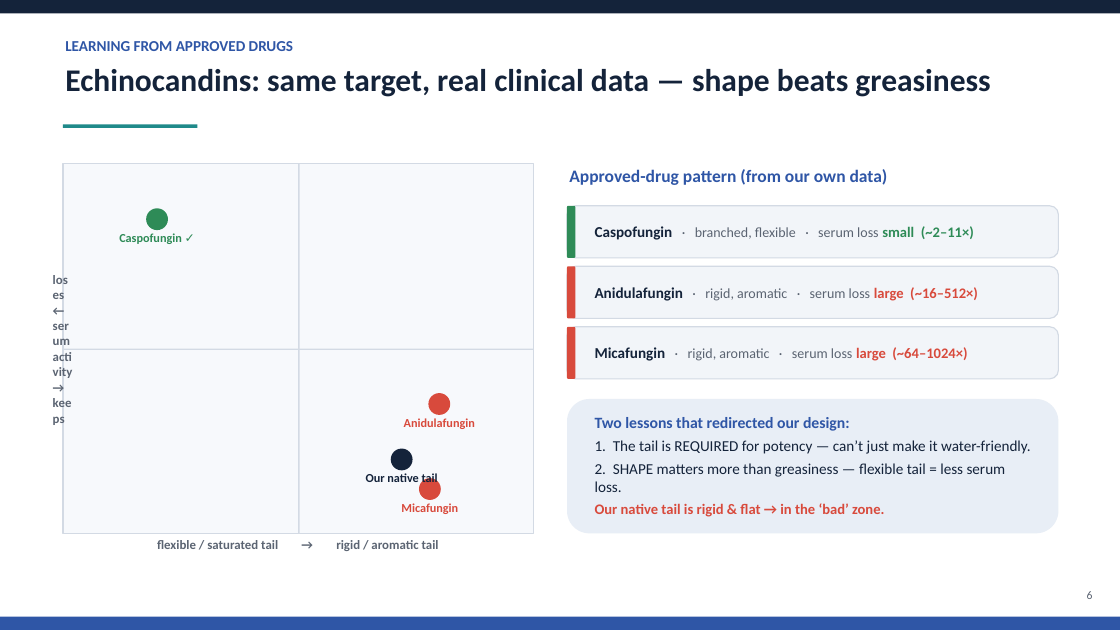
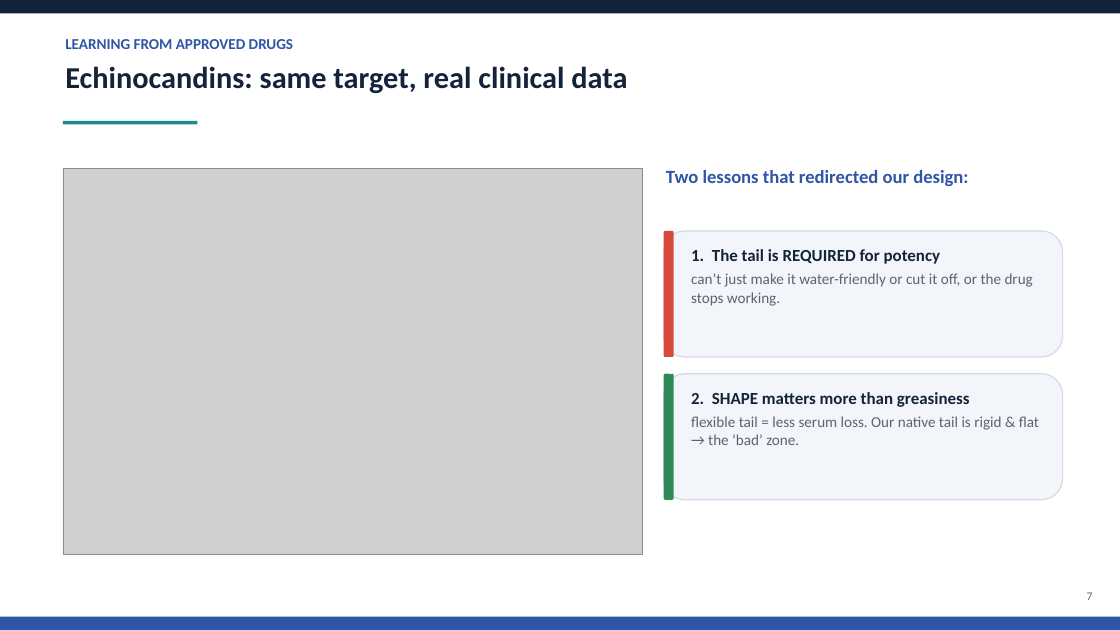
Before and after one commit to MrElss/Papulacandin, a slide deck: slide 7 of analysis/outputs/Papulacandin_promotion_report.pptx (slide 6 before the commit). Drawn at 1120x630 pixels with LibreOffice and Linux fonts; fonts in the diff are those of the drawing; grey boxes stand for pictures. Boxes give left, top, right and bottom in pixels: in the first picture for what was removed or moved away, otherwise in the second. Text is boxed around its words. In the diff, an @@ line names an element or a change of style, - is before the commit and + after.

```diff
--- a/analysis/outputs/Papulacandin_promotion_report.pptx
+++ b/analysis/outputs/Papulacandin_promotion_report.pptx
@@ text at (x1=65, y1=66, x2=627, y2=93): text changed; size 27 to 26 pt @@
-Echinocandins: same target, real clinical data — shape beats greasiness
+Echinocandins: same target, real clinical data
@@ rectangle moved from (x1=63, y1=124, x2=197, y2=128) to (x1=63, y1=121, x2=197, y2=124) @@
@@ text removed at (x1=50, y1=164, x2=76, y2=534) @@
-loses ← serum activity → keeps
@@ rectangle removed at (x1=63, y1=164, x2=534, y2=534) @@
@@ picture added at (x1=63, y1=168, x2=643, y2=555) @@
@@ rectangle removed at (x1=298, y1=164, x2=300, y2=534) @@
@@ text removed at (x1=569, y1=169, x2=888, y2=185) @@
-Approved-drug pattern (from our own data)
@@ text added at (x1=666, y1=170, x2=968, y2=186), 16 pt, text #2F56A6, bold @@
+Two lessons that redirected our design:
@@ ellipse removed at (x1=146, y1=208, x2=168, y2=230) @@
@@ rounded rectangle removed at (x1=567, y1=206, x2=1059, y2=258) @@
@@ rounded rectangle removed at (x1=567, y1=206, x2=576, y2=258) @@
@@ text removed at (x1=119, y1=233, x2=182, y2=244) @@
-Caspofungin ✓
@@ text removed at (x1=595, y1=226, x2=974, y2=240) @@
-Caspofungin · branched, flexible · serum loss small (~2–11×)
@@ rounded rectangle resized from (x1=567, y1=266, x2=1059, y2=318) to (x1=664, y1=231, x2=1063, y2=357) @@
@@ rounded rectangle resized from (x1=567, y1=266, x2=576, y2=318) to (x1=664, y1=231, x2=674, y2=357) @@
@@ text added at (x1=691, y1=249, x2=1033, y2=306), 13 pt, text #5B6472 @@
+1. The tail is REQUIRED for potency
+can’t just make it water-friendly or cut it off, or the drug stops working.
@@ text removed at (x1=595, y1=287, x2=978, y2=301) @@
-Anidulafungin · rigid, aromatic · serum loss large (~16–512×)
@@ rounded rectangle removed at (x1=567, y1=327, x2=576, y2=379) @@
@@ rectangle removed at (x1=63, y1=349, x2=534, y2=350) @@
@@ text removed at (x1=595, y1=347, x2=967, y2=361) @@
-Micafungin · rigid, aromatic · serum loss large (~64–1024×)
@@ rounded rectangle resized from (x1=567, y1=327, x2=1059, y2=379) to (x1=664, y1=374, x2=1063, y2=500) @@
@@ rounded rectangle added at (x1=664, y1=374, x2=674, y2=500), fill #2E8B57 @@
@@ text removed at (x1=404, y1=418, x2=475, y2=429) @@
-Anidulafungin
@@ ellipse removed at (x1=429, y1=393, x2=450, y2=415) @@
@@ rounded rectangle removed at (x1=567, y1=399, x2=1059, y2=534) @@
@@ text at (x1=691, y1=392, x2=1039, y2=445): text changed; text colour #14233A to #5B6472 @@
-Two lessons that redirected our design:
-1. The tail is REQUIRED for potency — can’t just make it water-friendly.
-2. SHAPE matters more than greasiness — flexible tail = less serum loss.
-Our native tail is rigid & flat → in the ‘bad’ zone.
+2. SHAPE matters more than greasiness
+flexible tail = less serum loss. Our native tail is rigid & flat → the ‘bad’ zone.
@@ ellipse removed at (x1=391, y1=449, x2=413, y2=471) @@
@@ text removed at (x1=366, y1=472, x2=438, y2=482) @@
-Our native tail
@@ ellipse removed at (x1=419, y1=478, x2=441, y2=500) @@
@@ text removed at (x1=401, y1=503, x2=458, y2=514) @@
-Micafungin
@@ text removed at (x1=157, y1=540, x2=439, y2=551) @@
-flexible / saturated tail → rigid / aromatic tail
@@ text at (x1=1087, y1=592, x2=1093, y2=600): text changed @@
-6
+7
```
Also in this commit, not shown: 8 other slides changed, 4 slides added, 2 slides removed, 9 other files.
